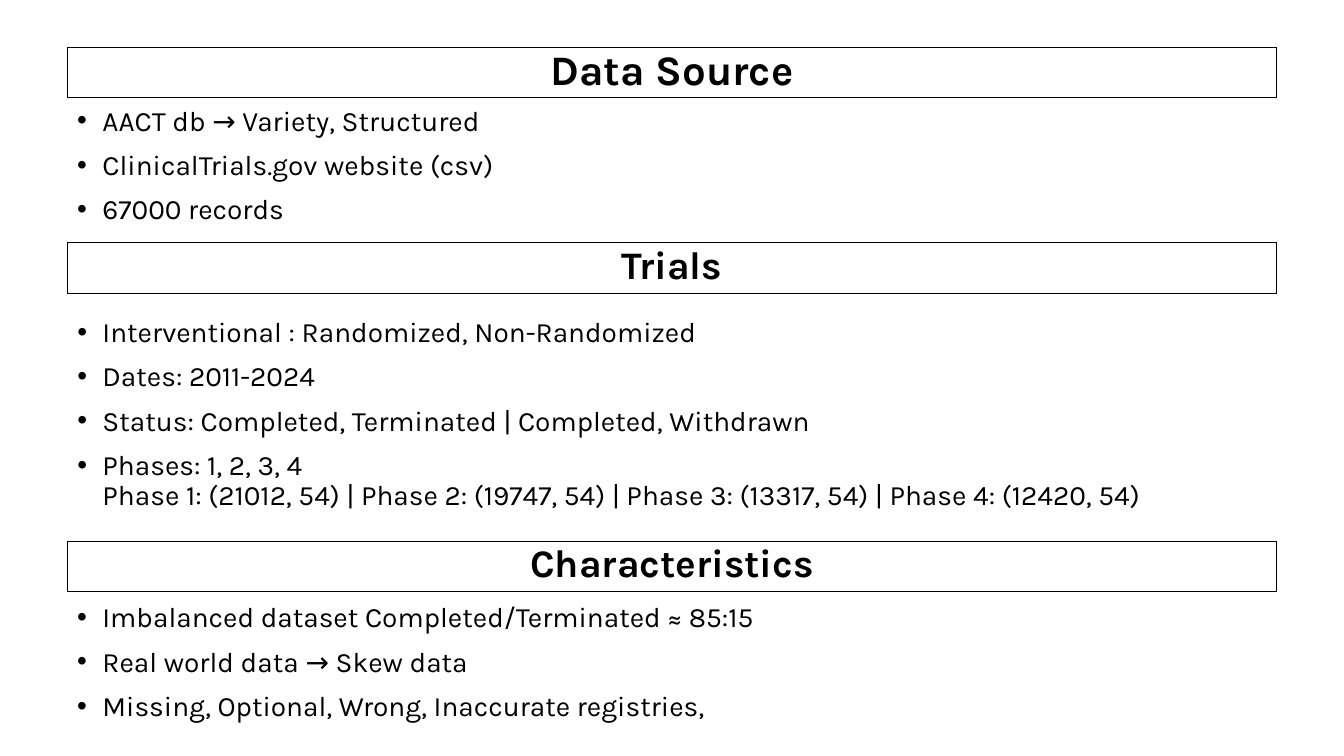
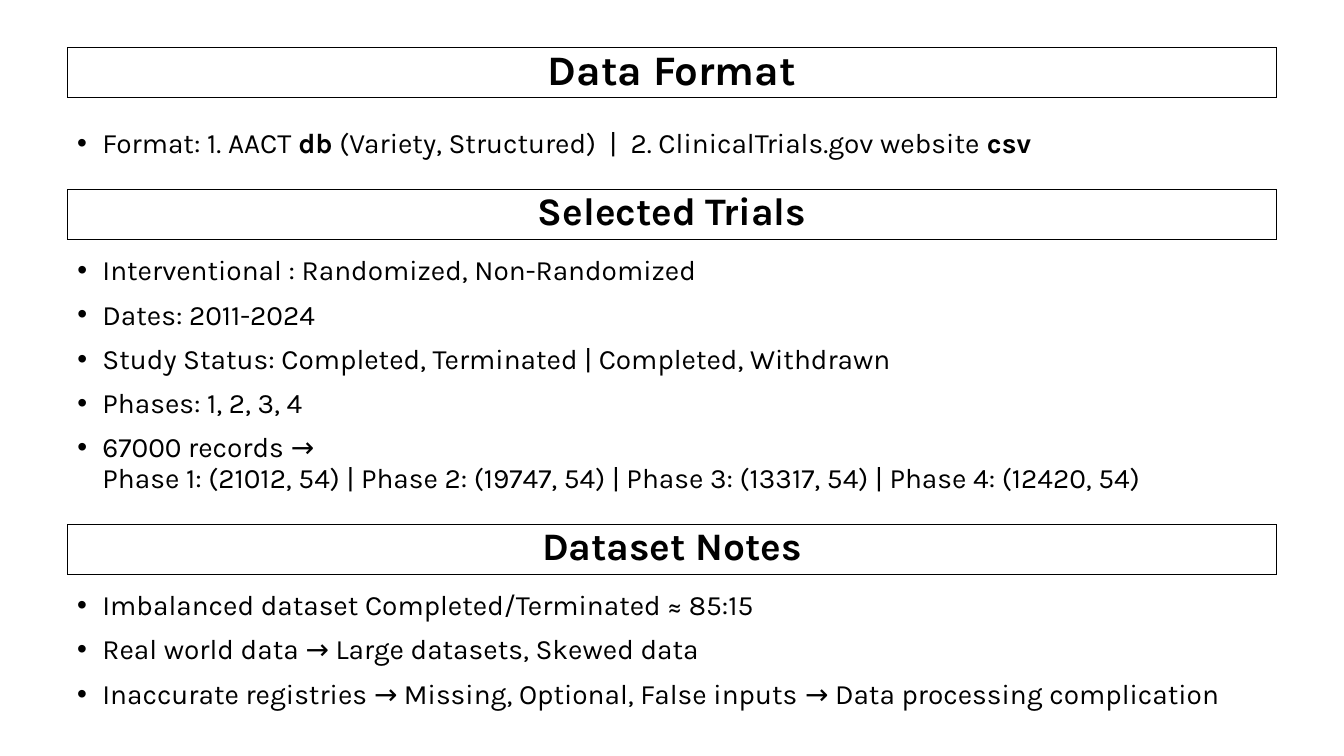
Before and after one commit to AndreouEugenia/Thesis, a slide deck: slide 7 of Thesis_Presentation.pptx. Drawn at 1344x756 pixels with LibreOffice and Linux fonts; fonts in the diff are those of the drawing; background and template pictures are left out. Boxes give left, top, right and bottom in pixels: in the first picture for what was removed or moved away, otherwise in the second. Text is boxed around its words. In the diff, an @@ line names an element or a change of style, - is before the commit and + after.

```diff
--- a/Thesis_Presentation.pptx
+++ b/Thesis_Presentation.pptx
@@ title at <box>548,57,796,86</box>: text changed @@
-Data Source
+Data Format
@@ text at <box>102,133,1031,160</box>: text changed @@
-• AACT db → Variety, Structured
-• ClinicalTrials.gov website (csv)
-• 67000 records
+• Format: 1. AACT db (Variety, Structured) | 2. ClinicalTrials.gov website csv
@@ rectangle "Selected Trials": place and size @@
-rectangle "Selected Trials" at <box>68,243,1277,293</box>
+rectangle "Selected Trials" at <box>68,190,1277,240</box>
@@ text in rectangle at <box>538,197,806,226</box>: text changed @@
-Trials
+Selected Trials
@@ text "Interventional : Randomized, Non-Randomized": place and size @@
-text "Interventional : Randomized, Non-Randomized" at <box>102,322,1139,508</box>
+text "Interventional : Randomized, Non-Randomized" at <box>102,260,1139,491</box>
@@ text at <box>102,349,1139,491</box>: text changed @@
-• Status: Completed, Terminated | Completed, Withdrawn
-• Phases: 1, 2, 3, 4
-  Phase 1: (21012, 54) | Phase 2: (19747, 54) | Phase 3: (13317, 54) | Phase 4: (12420, 54)
+• Study Status: Completed, Terminated | Completed, Withdrawn
+• Phases: 1, 2, 3, 4
+• 67000 records →
+  Phase 1: (21012, 54) | Phase 2: (19747, 54) | Phase 3: (13317, 54) | Phase 4: (12420, 54)
@@ rectangle "Dataset Notes": place and size @@
-rectangle "Dataset Notes" at <box>68,541,1277,592</box>
+rectangle "Dataset Notes" at <box>68,524,1277,575</box>
@@ text in rectangle at <box>542,534,802,561</box>: text changed @@
-Characteristics
+Dataset Notes
@@ text "Imbalanced dataset Completed/Terminated ≈ 85:15": place and size @@
-text "Imbalanced dataset Completed/Terminated ≈ 85:15" at <box>102,606,754,723</box>
+text "Imbalanced dataset Completed/Terminated ≈ 85:15" at <box>102,594,1219,711</box>
@@ text at <box>102,640,1219,711</box>: text changed @@
-• Real world data → Skew data
-• Missing, Optional, Wrong, Inaccurate registries,
+• Real world data → Large datasets, Skewed data
+• Inaccurate registries → Missing, Optional, False inputs → Data processing complication
```
Also in this commit, not shown: 9 other slides changed, 4 slides added, 1 slide removed, 1 other file.
